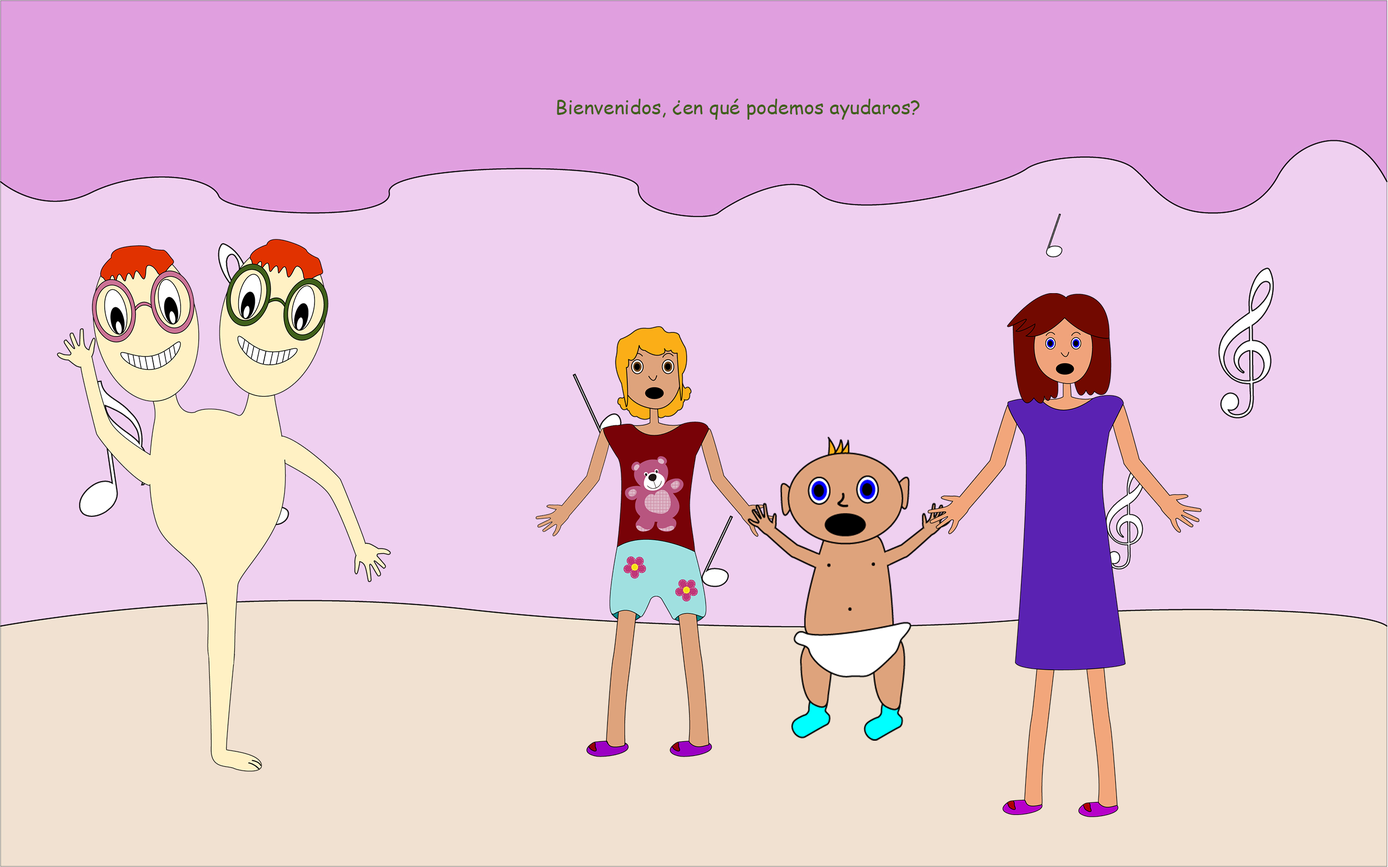
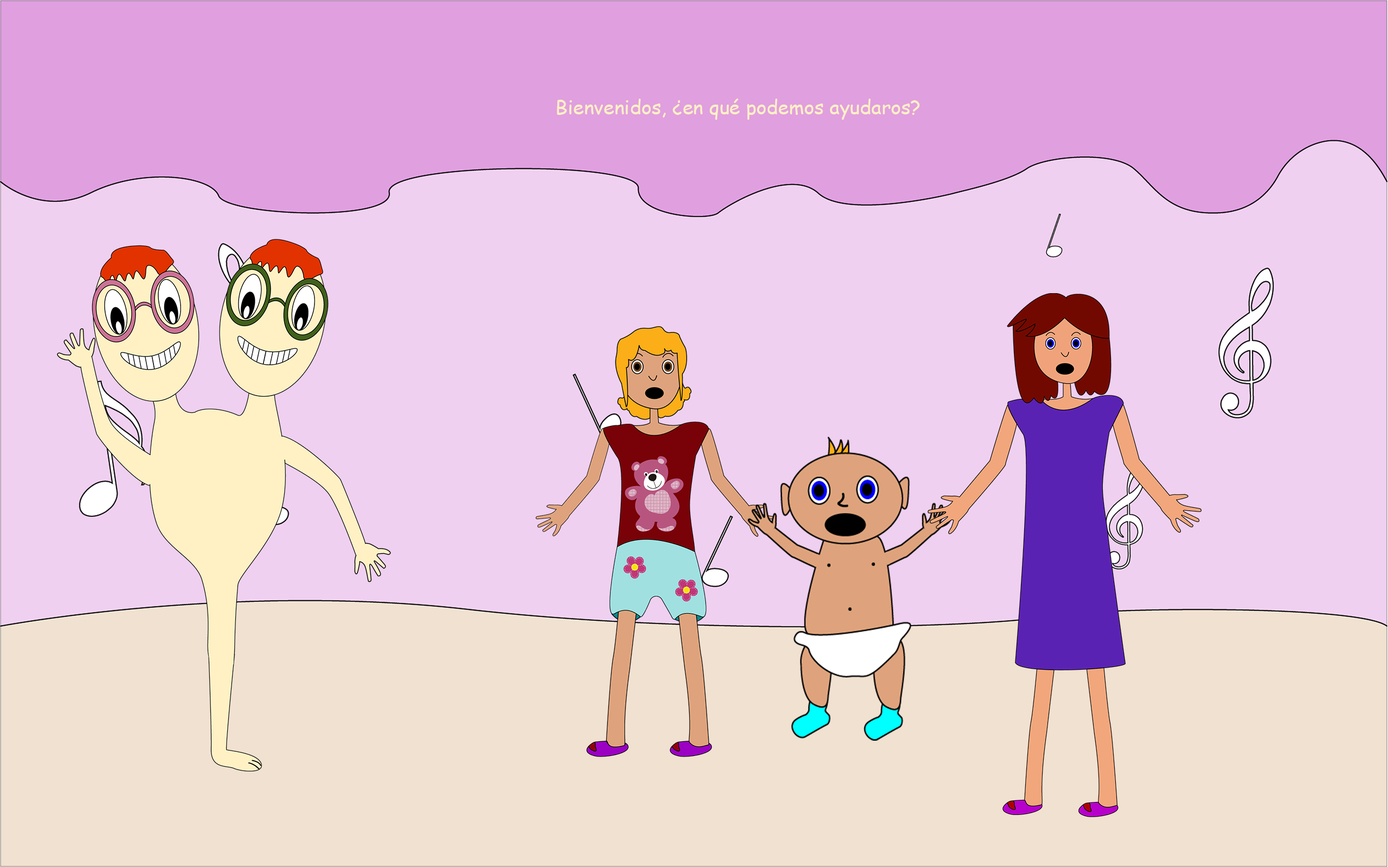
Layers edited between the first and the second 1388×867 image:
painted on "Text" over [left=556, top=98, right=920, bottom=120]
